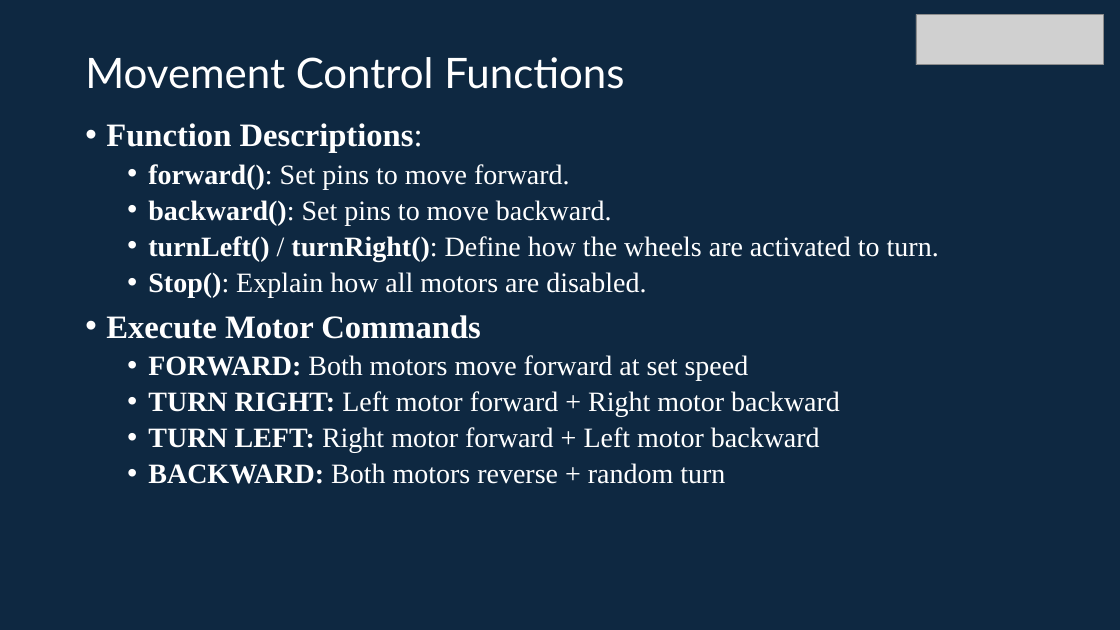
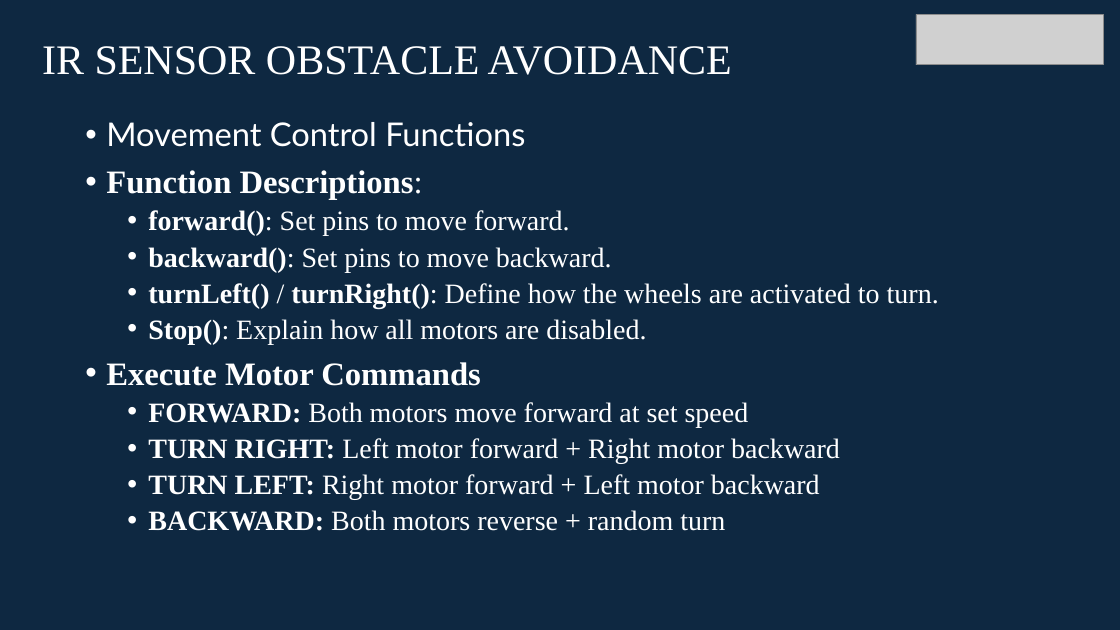
Before and after one commit to info-zas/zas-robotics-car-1-sensors, a slide deck: slide 14 of 01_FoundationProjects/05_Car_1_Infrared_ObstacleAvoidance/05_Car_1_Infrared_ObstacleAvoidance.pptx. Drawn at 1120x630 pixels with LibreOffice and Linux fonts; fonts in the diff are those of the drawing; grey boxes stand for pictures. Boxes give left, top, right and bottom in pixels: in the first picture for what was removed or moved away, otherwise in the second. Text is boxed around its words. In the diff, an @@ line names an element or a change of style, - is before the commit and + after.

```diff
--- a/01_FoundationProjects/05_Car_1_Infrared_ObstacleAvoidance/05_Car_1_Infrared_ObstacleAvoidance.pptx
+++ b/01_FoundationProjects/05_Car_1_Infrared_ObstacleAvoidance/05_Car_1_Infrared_ObstacleAvoidance.pptx
@@ title added at box(42, 46, 732, 75), 36 pt, text #FFFFFF @@
+IR SENSOR OBSTACLE AVOIDANCE
@@ title removed at box(85, 57, 624, 89) @@
-Movement Control Functions
@@ text at box(106, 122, 525, 147): paragraph added @@
+• Movement Control Functions
```
Also in this commit, not shown: 16 other slides changed.
